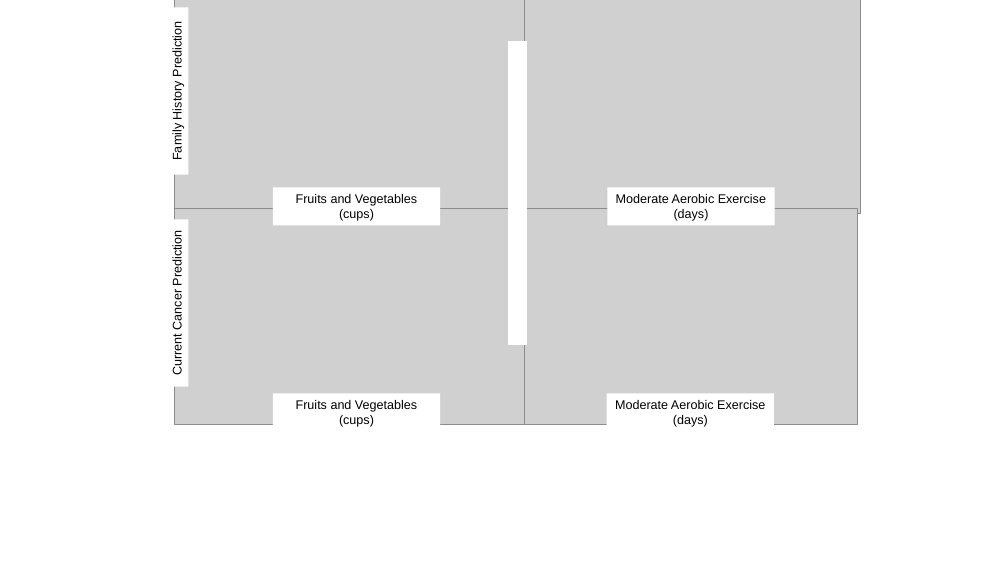
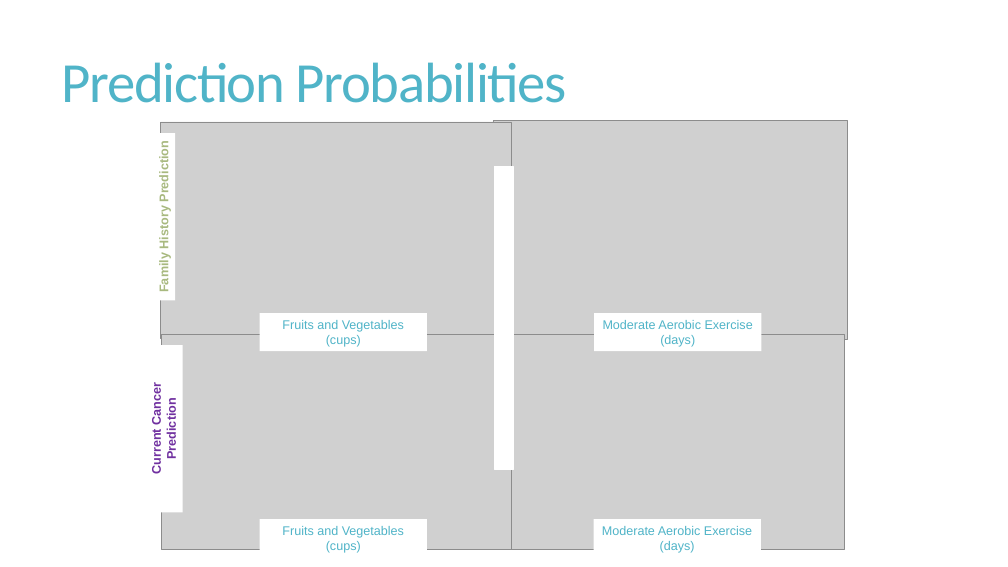
Before and after one commit to jfredia12/FInal-Project, a slide deck: slide 9 of Presentation NRSG 741.pptx (slide 8 before the commit). Drawn at 1008x567 pixels with LibreOffice and Linux fonts; fonts in the diff are those of the drawing; grey boxes stand for pictures. Boxes give left, top, right and bottom in pixels: in the first picture for what was removed or moved away, otherwise in the second. Text is boxed around its words. In the diff, an @@ line names an element or a change of style, - is before the commit and + after.

```diff
--- a/Presentation NRSG 741.pptx
+++ b/Presentation NRSG 741.pptx
@@ title added at (61, 62, 566, 103), 54 pt, text #50B4C8 @@
+Prediction Probabilities
@@ rectangle "Family History Prediction" at (152, 133, 175, 300): text colour #000000 to #A8B97F, bold on @@
@@ 4 pictures, 2 rectangles: place and size @@
-4 pictures, 2 rectangles at (165, 0, 861, 424)
+4 pictures, 2 rectangles at (152, 121, 848, 550)
@@ rectangle "Fruits and Vegetables (cups)": place and size @@
-rectangle "Fruits and Vegetables (cups)" at (273, 393, 440, 431)
+rectangle "Fruits and Vegetables (cups)" at (260, 313, 427, 351)
@@ rectangle "Moderate Aerobic Exercise (days)": place and size @@
-rectangle "Moderate Aerobic Exercise (days)" at (607, 393, 774, 431)
+rectangle "Moderate Aerobic Exercise (days)" at (594, 313, 761, 351)
@@ rectangle "Current Cancer Prediction": place and size @@
-rectangle "Current Cancer Prediction" at (165, 220, 188, 387)
+rectangle "Current Cancer Prediction" at (145, 345, 183, 512)
@@ rectangle "Current Cancer Prediction" at (145, 345, 183, 512): text colour #000000 to #7030A0, bold on @@
@@ rectangle "Fruits and Vegetables (cups)": place and size @@
-rectangle "Fruits and Vegetables (cups)" at (273, 188, 440, 225)
+rectangle "Fruits and Vegetables (cups)" at (260, 520, 427, 557)
@@ text colour #000000 to #50B4C8 in 4 elements at (260, 313, 427, 351), (594, 313, 761, 351), (260, 520, 427, 557), (594, 520, 761, 557) @@
@@ rectangle "Moderate Aerobic Exercise (days)": place and size @@
-rectangle "Moderate Aerobic Exercise (days)" at (607, 188, 774, 225)
+rectangle "Moderate Aerobic Exercise (days)" at (594, 520, 761, 557)
```
Also in this commit, not shown: 2 other slides changed, 7 slides added, 3 slides removed, 1 other file.
